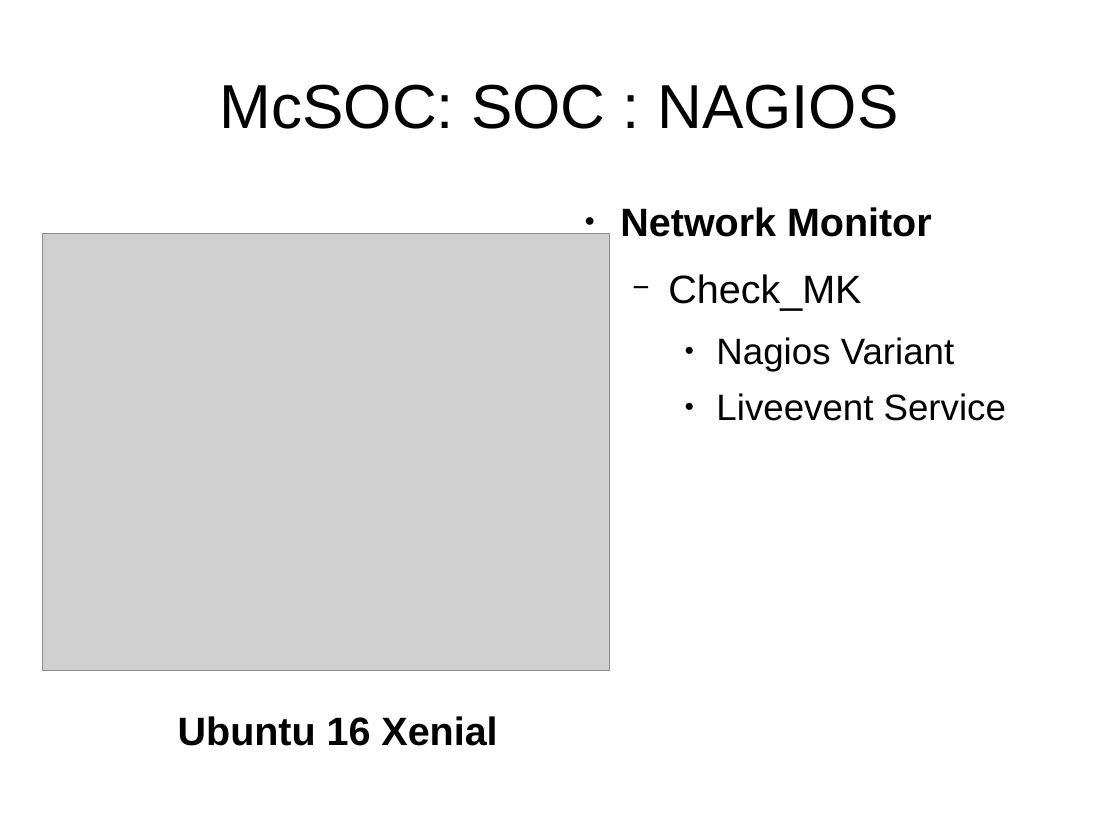
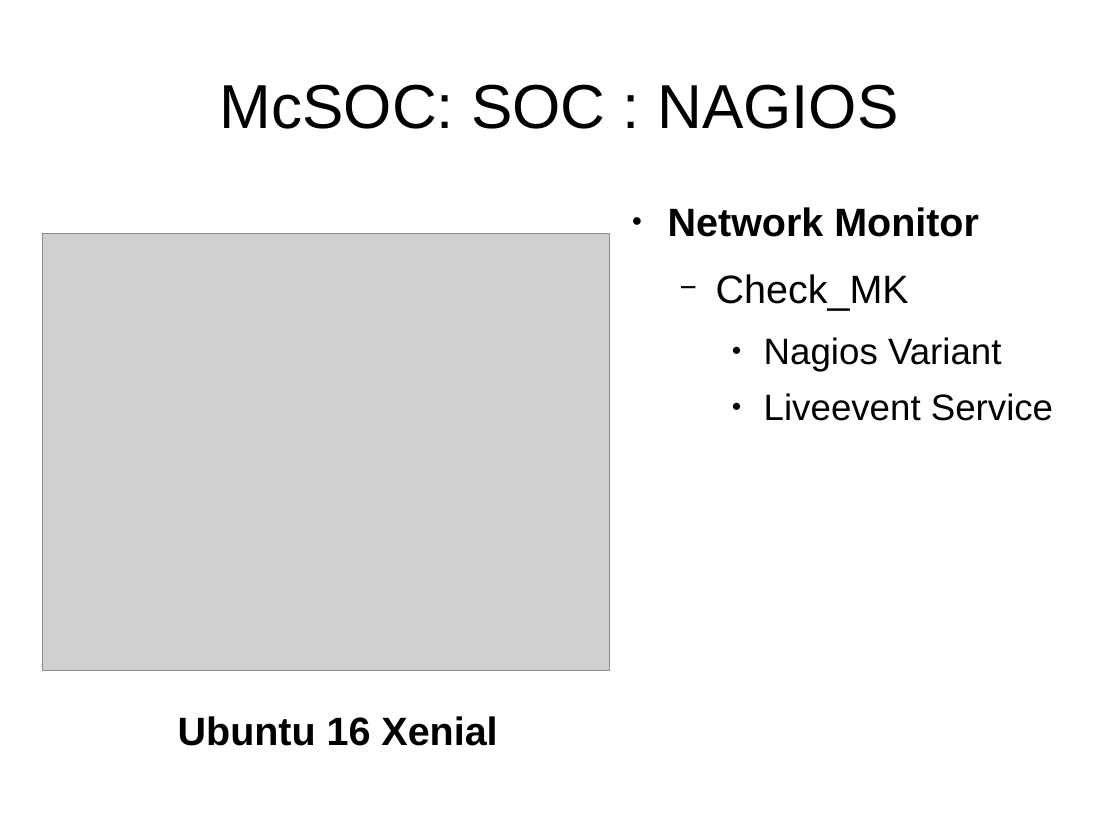
Before and after one commit to cyberxml/mcsoc, a slide deck: slide 14 of docs/McSOC Presentation.odp (slide 11 before the commit). Drawn at 1120x840 pixels with LibreOffice and Linux fonts; fonts in the diff are those of the drawing; grey boxes stand for pictures. Boxes give left, top, right and bottom in pixels: in the first picture for what was removed or moved away, otherwise in the second. Text is boxed around its words. In the diff, an @@ line names an element or a change of style, - is before the commit and + after.

```diff
--- a/docs/McSOC Presentation.odp
+++ b/docs/McSOC Presentation.odp
@@ text "Network Monitor": place and size @@
-text "Network Monitor" at <box>620,207,1006,421</box>
+text "Network Monitor" at <box>668,207,1053,421</box>
```
Also in this commit, not shown: 2 other slides changed, 4 slides added, 2 other files.
